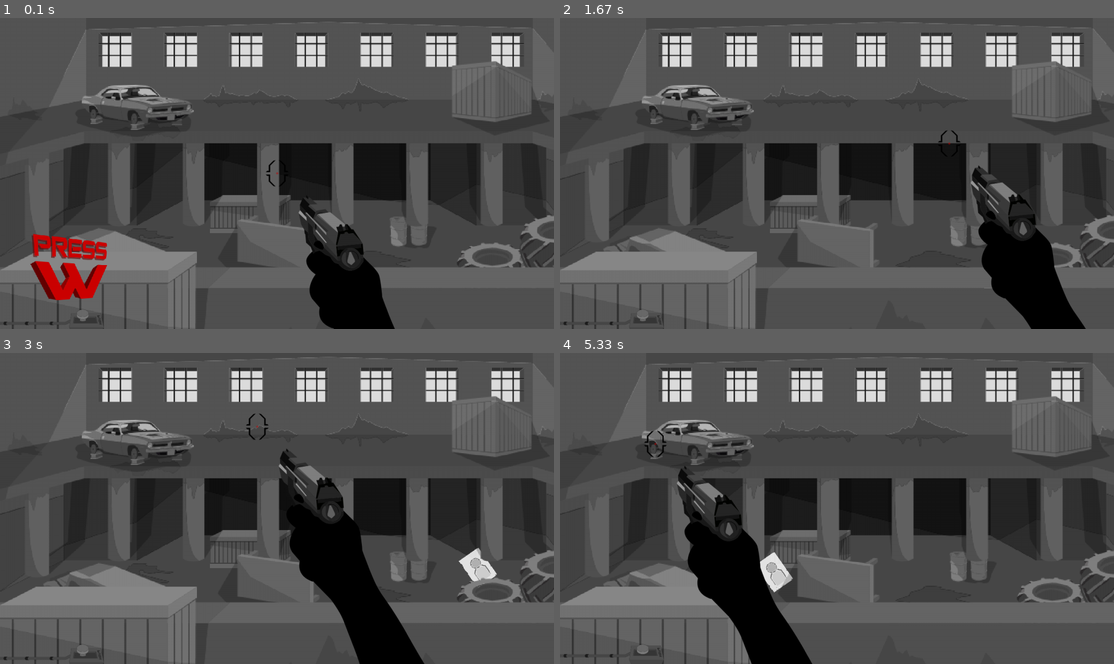
Above: before the commit, frames 1-4 (two rows, left to right).
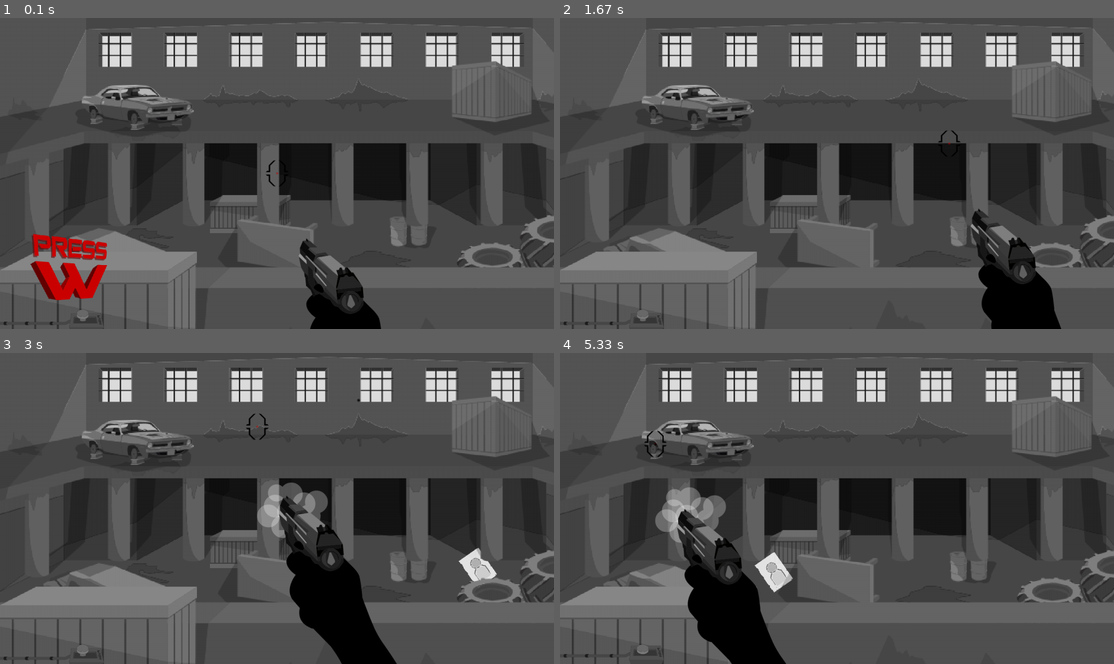
Above: after the commit, the same moments.

Repository: insper-classroom/projeto-pygame-branco
Game: pygame game, started from GAME/game.py
Same seed, same stepped clock (60 frames per second), same inputs: the game is played once before the commit and once after it.
Inputs (mouse positions are in pixels of both pictures, inside the frame that each line leads up to):
- Up to frame 1 (0.1 s): no input
- Up to frame 2 (1.67 s): press the mouse at (704, 176) at 0.37 s; move the mouse to (798, 207) at 0.47 s; release the mouse at (892, 241) at 0.6 s; click (920, 64) at 0.72 s; tap W at 1.07, 1.37 s; click (692, 58) at 1.08 s; press the mouse at (920, 64) at 1.53 s; move the mouse to (947, 142) at 1.63 s
- Up to frame 3 (3 s): release the mouse at (421, 558) at 1.77 s; press the mouse at (360, 399) at 1.87 s; move the mouse to (415, 496) at 1.97 s; release the mouse at (470, 589) at 2.1 s; press the mouse at (360, 399) at 2.2 s; move the mouse to (376, 427) at 2.3 s; release the mouse at (393, 452) at 2.43 s; press the mouse at (360, 399) at 2.53 s; move the mouse to (382, 415) at 2.63 s; release the mouse at (398, 430) at 2.77 s; press the mouse at (360, 399) at 2.87 s; move the mouse to (254, 427) at 2.97 s
- Up to frame 4 (5.33 s): release the mouse at (715, 452) at 3.1 s; press the mouse at (920, 399) at 3.2 s; move the mouse to (792, 511) at 3.3 s; release the mouse at (670, 623) at 3.43 s; tap W at 3.57, 3.9, 4.2, 4.4, 4.7, 4.97, 5.3 s; click (715, 449) at 3.58 s; click (781, 496) at 3.92 s; click (731, 433) at 4.42 s; click (643, 617) at 4.98 s; click (654, 443) at 5.32 s

The runs differ from the first frame. In frame 1, 3.1% of the frame differs, in the area x 53-72%, y 58-100%; in frame 2, 4.0%; in frame 3, 6.4%, in the area x 46-77%, y 14-100%; in frame 4, 5.7%.

Commit message:
efeito de tiro funcionando

Diff:
--- a/GAME/assets/desktop.ini
+++ b/GAME/assets/desktop.ini
@@ -20,3 +20,5 @@
 1239.png=@1239,0
 1231.png=@1231,0
 1232.png=@1232,0
+2095.png=@2095,0
+1915.png=@1915,0
--- a/GAME/draw.py
+++ b/GAME/draw.py
@@ -11,17 +11,32 @@
 
     self.state = state
 
+    # to keep targets changing
     self.cronometer = 0
 
+    # random number to print different targets
     self.random_number = randint(0, 10)
 
+    # when the time changes the target changes too
     self.last_target_time = - 1
 
+    # makes the bullet mark and smoke appear for a certain amount of time
+    self.last_shoot_time = -1
+
+    # position of the target (x, y, w, h)
+    self.target_info = (0, 0, 0, 0)
+
+
   def draw_sr(self, screen):
+
+    mouse_pos_x, mouse_pos_y = self.state['fired_pos']
 
     self.cronometer += self.clock.get_time()
 
     target_time = self.cronometer // 1000
+
+    shoot_time = self.cronometer // 200
+
 
     if self.last_target_time != target_time:
       self.random_number = randint(0, 10)
@@ -50,13 +65,14 @@
     # behind pillars and cars
     if self.random_number >= 0 and self.random_number <= 4:
       screen.blit(target_list[self.random_number][0], target_list[self.random_number][1])
-
+      self.target_info = (target_list[self.random_number][1][0], target_list[self.random_number][1][1], 55, 77)
 
     screen.blit(self.assets['pillars_sr'], (0, 0))
 
     # on top
     if self.random_number > 4 and self.random_number <= 10:
       screen.blit(target_list[self.random_number][0], target_list[self.random_number][1])
+      self.target_info = (target_list[self.random_number][1][0], target_list[self.random_number][1][1], 55, 77)
 
 
     screen.blit(self.assets['cars_sr'], (100, 100))
@@ -69,13 +85,30 @@
     if not self.state['sr_started']:
       screen.blit(self.assets['press_w'], (70, 500))
 
-
-
     # crosshair
     screen.blit(self.assets['crosshair'], (self.state['mouse_x'] - 26, self.state['mouse_y'] - 31))
 
     # gun
-    screen.blit(self.assets['gun_sr'], (self.state['mouse_x'] + 50, self.state['mouse_y'] + 50))
+    if self.state['mouse_y'] >= 180:
+      if self.state['fired'] == True:
+        screen.blit(self.assets['bang'], (self.state['mouse_x'], self.state['mouse_y'] + 100))
+
+      screen.blit(self.assets['gun_sr'], (self.state['mouse_x'] + 50, self.state['mouse_y'] + 150))
+    else:
+      if self.state['fired'] == True:
+        screen.blit(self.assets['bang'], (self.state['mouse_x'], 300))
+
+      screen.blit(self.assets['gun_sr'], (self.state['mouse_x'] + 50, 330))
+
+    if self.state['fired'] == True:
+      screen.blit(self.assets['bang_mark'], (mouse_pos_x - 5, mouse_pos_y - 5))
+
+    if self.last_shoot_time != shoot_time:
+      self.state['fired'] = False
+      self.state['fired_mark'] = False
+    self.last_shoot_time = shoot_time
+    pygame.display.update()
 
 
+  def draw_house(self, assets, state, clock): # luise
     pygame.display.update()
--- a/GAME/events.py
+++ b/GAME/events.py
@@ -1,8 +1,10 @@
 import pygame
+
+
 
 class events:
 
-  def __init__(self, assets, state, clock):
+  def __init__(self, assets, state, clock, target_info):
 
     # keys being pressed
     self.keys = pygame.key.get_pressed()
@@ -14,6 +16,9 @@
     self.assets = assets
 
     self.clock = clock
+
+    # position of the target (x, y, w, h)
+    self.target_info = target_info
 
   def all_events(self):
 
@@ -35,7 +40,14 @@
         if event.key == pygame.K_w:
           self.assets['button'] = self.assets['button_on']
           self.state['sr_started'] = True
+
       if event.type == pygame.KEYUP:
         self.assets['button'] = self.assets['button_off']
 
+      if event.type == pygame.MOUSEBUTTONDOWN:
+        if event.button == 1:
+          self.state['fired'] = True
+          self.state['fired_mark'] = True
+          self.state['fired_pos'] = event.pos
+
     return True
--- a/GAME/game.py
+++ b/GAME/game.py
@@ -51,6 +51,8 @@
         pygame.transform.rotate(target, -35), # 10
       ],
       'gun_sr': pygame.image.load('assets/pistol.png'),
+      'bang': pygame.image.load('assets/tiro.png'),
+      'bang_mark': pygame.transform.scale(pygame.image.load('assets/marca_tiro.png'), (10, 10)),
       'screen_w': screen_w,
       'screen_h': screen_h,
     }
@@ -70,6 +72,10 @@
     # True == sr has started
     'sr_started': False,
 
+    # if player shoots, fired = True
+    'fired': False,
+    'fired_mark': False,
+    'fired_pos':(0, 0)
     }
     # state ----------------------------- #
 
@@ -85,7 +91,7 @@
     while self.state['running']:
 
       # import class events
-      loop = events(self.assets, self.state, self.clock)
+      loop = events(self.assets, self.state, self.clock, draw_win.target_info)
 
       # draw window
       draw_win.draw_sr(self.screen)
Binary file added: GAME/assets/marca_tiro.png
Binary file added: GAME/assets/tiro.png
